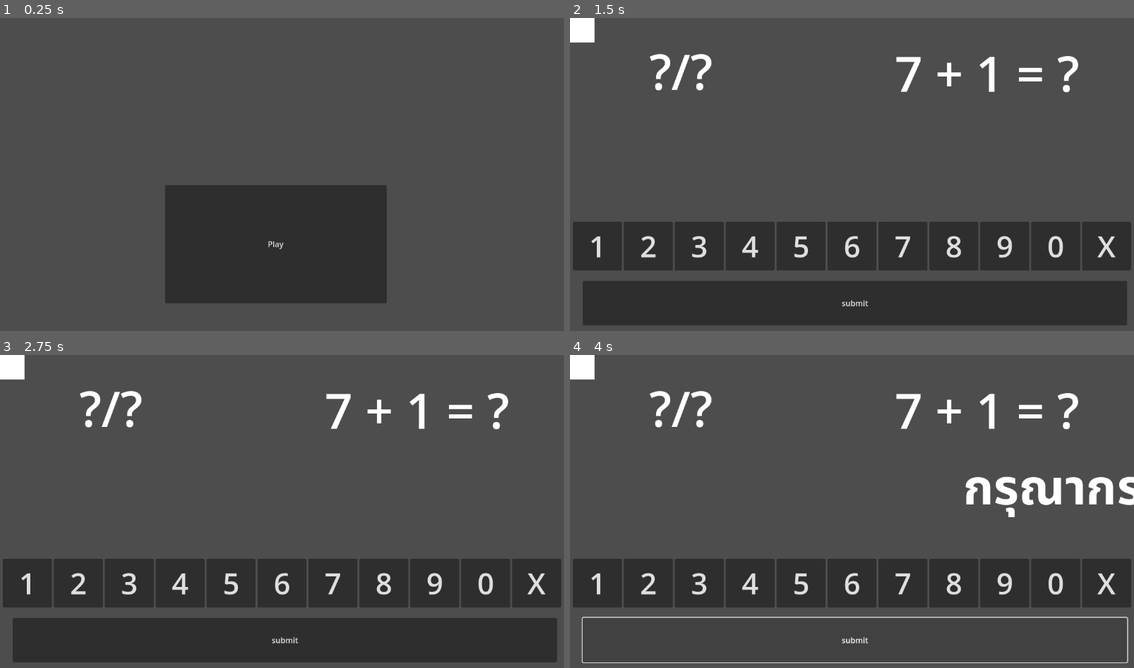
Above: before the commit, frames 1-4 (two rows, left to right).
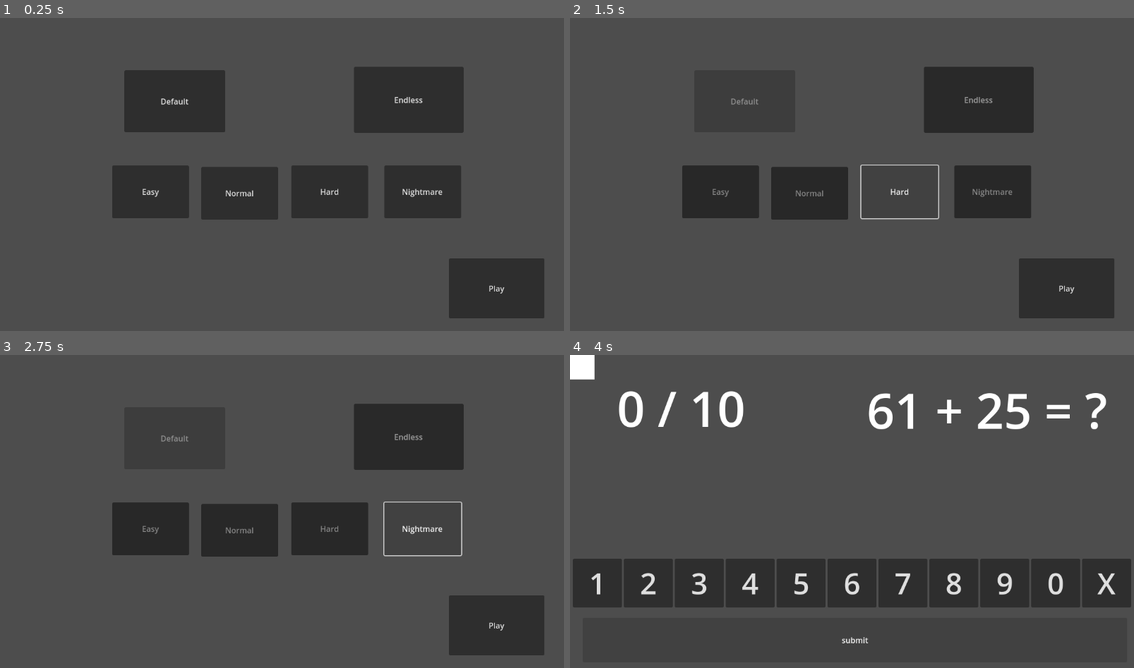
Above: after the commit, the same moments.

Repository: phunnnnnn/is-project
Game: Godot game, scene res://scenes/menu.tscn
The game is run twice, just before and just after one commit, with the same random seed, the same clock (stepped at 60 frames per second) and the same inputs. Before the commit the project starts from res://scenes/scene-home.tscn.
Inputs (mouse positions are in pixels of both pictures, inside the frame that each line leads up to):
- Up to frame 1 (0.25 s): no input
- Up to frame 2 (1.5 s): click (744, 102) at 0.5 s, where only the run after the commit has a clickable "Default"; click (897, 193) at 1.25 s, where only the run after the commit has a clickable "Hard"
- Up to frame 3 (2.75 s): click (423, 530) at 2 s, where only the run after the commit has a clickable "Nightmare"
- Up to frame 4 (4 s): click (857, 639) at 2.75 s, where only the run before the commit has a clickable "submit"; click (1066, 624) at 3.5 s, where only the run after the commit has a clickable "Play"

The runs differ from the first frame. In frame 1, 28% of the frame differs, in the area x 19-97%, y 15-96%; in frame 2, 39%; in frame 3, 39%, in the area x 0-100%, y 0-99%; in frame 4, 4.8%.

Commit message:
v0.1

Diff:
--- a/project.godot
+++ b/project.godot
@@ -17,7 +17,7 @@
 
 [autoload]
 
-Globle="*res://scripts/script-globle.gd"
+Global="*res://scripts/Global.gd"
 
 [input]
 
--- a/scenes/scene-main.tscn
+++ b/scenes/game.tscn
@@ -1,9 +1,9 @@
 [gd_scene load_steps=2 format=3 uid="uid://cqow47bch5ocs"]
 
-[ext_resource type="Script" uid="uid://blyusjbdydqg5" path="res://scripts/script-main.gd" id="1_tjsji"]
+[ext_resource type="Script" uid="uid://blyusjbdydqg5" path="res://scripts/main.gd" id="1_uwrxv"]
 
 [node name="main" type="Node2D"]
-script = ExtResource("1_tjsji")
+script = ExtResource("1_uwrxv")
 
 [node name="Control" type="Control" parent="."]
 layout_mode = 3
@@ -250,6 +250,15 @@
 custom_minimum_size = Vector2(50, 50)
 layout_mode = 2
 
+[node name="ButtonBackToMenu" type="Button" parent="Control"]
+unique_name_in_owner = true
+layout_mode = 0
+offset_left = 1028.0
+offset_top = 9.0
+offset_right = 1142.0
+offset_bottom = 68.0
+text = "back to menu"
+
 [node name="ButtonSubmit" type="Button" parent="."]
 offset_left = 26.0
 offset_top = 538.0
--- /dev/null
+++ b/scenes/menu.tscn
@@ -0,0 +1,62 @@
+[gd_scene load_steps=2 format=3 uid="uid://bjscqmqx6m81p"]
+
+[ext_resource type="Script" uid="uid://dsqs0brdojv2k" path="res://scripts/menu.gd" id="1_yqeox"]
+
+[node name="Menu" type="Node2D"]
+script = ExtResource("1_yqeox")
+
+[node name="ButtonPlay" type="Button" parent="."]
+unique_name_in_owner = true
+offset_left = 917.0
+offset_top = 492.0
+offset_right = 1112.0
+offset_bottom = 615.0
+text = "Play"
+
+[node name="ButtonEndless" type="Button" parent="."]
+unique_name_in_owner = true
+offset_left = 723.0
+offset_top = 100.0
+offset_right = 947.0
+offset_bottom = 235.0
+text = "Endless"
+
+[node name="ButtonDefault" type="Button" parent="."]
+unique_name_in_owner = true
+offset_left = 254.0
+offset_top = 107.0
+offset_right = 460.0
+offset_bottom = 234.0
+text = "Default"
+
+[node name="ButtonEasy" type="Button" parent="."]
+unique_name_in_owner = true
+offset_left = 229.0
+offset_top = 302.0
+offset_right = 386.0
+offset_bottom = 410.0
+text = "Easy"
+
+[node name="ButtonNormal" type="Button" parent="."]
+unique_name_in_owner = true
+offset_left = 411.0
+offset_top = 305.0
+offset_right = 568.0
+offset_bottom = 413.0
+text = "Normal"
+
+[node name="ButtonHard" type="Button" parent="."]
+unique_name_in_owner = true
+offset_left = 595.0
+offset_top = 302.0
+offset_right = 752.0
+offset_bottom = 410.0
+text = "Hard"
+
+[node name="ButtonNightmare" type="Button" parent="."]
+unique_name_in_owner = true
+offset_left = 785.0
+offset_top = 302.0
+offset_right = 942.0
+offset_bottom = 410.0
+text = "Nightmare"
--- a/scenes/scene-home.tscn
+++ /dev/null
@@ -1,51 +0,0 @@
-[gd_scene load_steps=2 format=3 uid="uid://bjscqmqx6m81p"]
-
-[ext_resource type="Script" uid="uid://dsqs0brdojv2k" path="res://scenes/script-home.gd" id="1_snyqv"]
-
-[node name="home" type="Node2D"]
-script = ExtResource("1_snyqv")
-
-[node name="ButtonPlay" type="Button" parent="."]
-unique_name_in_owner = true
-offset_left = 337.0
-offset_top = 342.0
-offset_right = 790.0
-offset_bottom = 584.0
-text = "Play
-"
-
-[node name="ButtonPlayEasy" type="Button" parent="."]
-unique_name_in_owner = true
-visible = false
-offset_left = 903.0
-offset_top = 62.0
-offset_right = 1077.0
-offset_bottom = 151.0
-text = "Easy"
-
-[node name="ButtonPlayNormal" type="Button" parent="."]
-unique_name_in_owner = true
-visible = false
-offset_left = 902.0
-offset_top = 178.0
-offset_right = 1076.0
-offset_bottom = 258.0
-text = "Normal"
-
-[node name="ButtonPlayHard" type="Button" parent="."]
-unique_name_in_owner = true
-visible = false
-offset_left = 907.0
-offset_top = 292.0
-offset_right = 1081.0
-offset_bottom = 379.0
-text = "Hard"
-
-[node name="ButtonPlayNightmare" type="Button" parent="."]
-unique_name_in_owner = true
-visible = false
-offset_left = 907.0
-offset_top = 417.0
-offset_right = 1081.0
-offset_bottom = 514.0
-text = "Nightmare"
--- a/scenes/script-home.gd
+++ /dev/null
@@ -1,20 +0,0 @@
-extends Node2D
-
-@onready var button_play: Button = %ButtonPlay
-@onready var button_play_easy: Button = %ButtonPlayEasy
-@onready var button_play_normal: Button = %ButtonPlayNormal
-@onready var button_play_hard: Button = %ButtonPlayHard
-@onready var button_play_nightmare: Button = %ButtonPlayNightmare
-
-const SCENE_MAIN = "res://scenes/scene-main.tscn"
-
-func _ready():
-	button_play.pressed.connect(_on_play_pressed.bind("play"))
-	button_play_easy.pressed.connect(_on_play_pressed.bind("easy"))
-	button_play_normal.pressed.connect(_on_play_pressed.bind("normal"))
-	button_play_hard.pressed.connect(_on_play_pressed.bind("hard"))
-	button_play_nightmare.pressed.connect(_on_play_pressed.bind("nightmare"))
-
-func _on_play_pressed(diff_name: String):
-	Globle.difficulty = diff_name
-	get_tree().change_scene_to_file(SCENE_MAIN)
--- /dev/null
+++ b/scripts/Global.gd
@@ -0,0 +1,19 @@
+extends Node
+
+enum GameMode {
+	DEFAULT,
+	ENDLESS
+}
+
+enum Difficulty {
+	PLAY,
+	EASY,
+	NORMAL,
+	HARD,
+	NIGHTMARE
+}
+
+var game_mode: GameMode = GameMode.DEFAULT
+var question_limit: int = 10
+
+var difficulty: Difficulty = Difficulty.PLAY
--- a/scripts/script-main.gd
+++ b/scripts/main.gd
@@ -28,11 +28,12 @@
 @onready var gridLeft: GridContainer = %GridFirst
 @onready var gridRight: GridContainer = %GridSecond
 
+@onready var btnBackToMenu: Button = %ButtonBackToMenu
 
 # ==================================================
 # CONSTANTS
 # ==================================================
-const SCENE_HOME := "res://scenes/scene-home.tscn"
+const SCENE_HOME := "res://scenes/menu.tscn"
 
 
 # ==================================================
@@ -52,15 +53,24 @@
 var lastFirstNumber: int = -1
 var lastSecondNumber: int = -1
 
+var questionsLimit: int = 10   # ผู้เล่นเลือกได้
+var answeredCount: int = 0
+
+var gameMode: Global.GameMode
 
 # ==================================================
 # LIFECYCLE
 # ==================================================
 func _ready() -> void:
-	_reset_game_state()
 	_connect_buttons()
-	_generate_question()
-
+	start_game(Global.game_mode, Global.question_limit)
+
+	if Global.game_mode == Global.GameMode.ENDLESS:
+		btnBackToMenu.visible = true
+	else:
+		btnBackToMenu.visible = false
+
+	btnBackToMenu.pressed.connect(_on_back_button_pressed)
 
 # ==================================================
 # INITIAL SETUP
@@ -134,29 +144,29 @@
 	var a: int
 	var b: int
 
-	match Globle.difficulty:
-		"play", "easy":
+	match Global.difficulty:
+		Global.Difficulty.PLAY, Global.Difficulty.EASY:
 			while true:
 				a = randi_range(1, 9)
 				b = randi_range(1, 9)
 				if a + b < 10 and _is_new_question(a, b):
 					break
 
-		"normal":
+		Global.Difficulty.NORMAL:
 			while true:
 				a = randi_range(10, 50)
 				b = randi_range(1, 30)
 				if (a % 10 + b % 10) < 10 and _is_new_question(a, b):
 					break
 
-		"hard":
+		Global.Difficulty.HARD:
 			while true:
 				a = randi_range(10, 40)
 				b = randi_range(1, 20)
 				if (a % 10 + b % 10) >= 10 and (a + b) <= 50 and _is_new_question(a, b):
 					break
 
-		"nightmare":
+		Global.Difficulty.NIGHTMARE:
 			while true:
 				a = randi_range(10, 90)
 				b = randi_range(1, 30)
@@ -207,12 +217,15 @@
 		labelAnswer.text = "กรุณากรอกคำตอบ"
 		return
 
+	answeredCount += 1
+
 	if int(playerAnswerText) == correctAnswer:
 		_on_correct_answer()
 	else:
 		_on_wrong_answer()
 
 
+
 # ==================================================
 # ANSWER RESULT
 # ==================================================
@@ -221,19 +234,31 @@
 	totalCorrect += 1
 
 	labelAnswer.text = "ถูกต้อง!"
-	await get_tree().create_timer(0.5).timeout
-
-	if correctCount >= questionsToClear:
-		_finish_game()
-	else:
-		_generate_question()
+	await get_tree().create_timer(0.4).timeout
+
+	if gameMode == Global.GameMode.DEFAULT:
+		if answeredCount >= questionsLimit:
+			_finish_game()
+			return
+
+	_generate_question()
+	_update_point_label()
+
 
 
 func _on_wrong_answer() -> void:
 	labelAnswer.text = "ผิด!"
 	playerAnswerText = ""
-	await get_tree().create_timer(0.5).timeout
+	await get_tree().create_timer(0.4).timeout
+
+	if gameMode == Global.GameMode.DEFAULT:
+		if answeredCount >= questionsLimit:
+			_finish_game()
+			return
+
 	labelAnswer.text = ""
+	_generate_question()
+
 
 
 # ==================================================
@@ -248,8 +273,30 @@
 
 
 func _update_point_label() -> void:
-	var stars := ""
-	for i in range(questionsToClear):
-		stars += "⭐" if i < correctCount else "☆"
-
-	labelPoint.text = "%s  (%d / %d)" % [stars, correctCount, questionsToClear]
+	if gameMode == Global.GameMode.ENDLESS:
+		labelPoint.text = "คะแนน: %d" % totalCorrect
+		return
+
+	# DEFAULT MODE
+	labelPoint.text = "%d / %d" % [answeredCount, questionsLimit]
+
+
+func start_game(mode: Global.GameMode, limit: int = 10) -> void:
+	gameMode = mode
+	questionsLimit = limit
+
+	answeredCount = 0
+	correctCount = 0
+	totalCorrect = 0
+
+	_clear_grid(gridLeft)
+	_clear_grid(gridRight)
+
+	_generate_question()
+	_update_point_label()
+
+
+
+func _on_back_button_pressed():
+	_reset_game_state()
+	get_tree().change_scene_to_file("res://scenes/Menu.tscn")
--- /dev/null
+++ b/scripts/menu.gd
@@ -0,0 +1,97 @@
+extends Node2D
+
+@onready var btnPlay: Button = %ButtonPlay
+@onready var btnDefault: Button = %ButtonDefault
+@onready var btnEndless: Button = %ButtonEndless
+
+@onready var btnEasy: Button = %ButtonEasy
+@onready var btnNormal: Button = %ButtonNormal
+@onready var btnHard: Button = %ButtonHard
+@onready var btnNightmare: Button = %ButtonNightmare
+
+const GAME_SCENE := "res://scenes/game.tscn"
+
+func _ready() -> void:
+
+	btnPlay.pressed.connect(_on_play_pressed)
+	btnDefault.pressed.connect(_on_default_pressed)
+	btnEndless.pressed.connect(_on_endless_pressed)
+	btnEasy.pressed.connect(_on_easy_pressed)
+	btnNormal.pressed.connect(_on_normal_pressed)
+	btnHard.pressed.connect(_on_hard_pressed)
+	btnNightmare.pressed.connect(_on_nightmare_pressed)
+
+func _on_play_pressed() -> void:
+	get_tree().change_scene_to_file(GAME_SCENE)
+
+func _on_default_pressed() -> void:
+	_select_default_mode()
+
+func _on_endless_pressed() -> void:
+	_select_endless_mode()
+
+func _on_easy_pressed():
+	Global.difficulty = Global.Difficulty.EASY
+	_update_difficulty_visual()
+
+func _on_normal_pressed():
+	Global.difficulty = Global.Difficulty.NORMAL
+	_update_difficulty_visual()
+
+func _on_hard_pressed():
+	Global.difficulty = Global.Difficulty.HARD
+	_update_difficulty_visual()
+
+func _on_nightmare_pressed():
+	Global.difficulty = Global.Difficulty.NIGHTMARE
+	_update_difficulty_visual()
+
+
+
+func _select_default_mode() -> void:
+	Global.game_mode = Global.GameMode.DEFAULT
+	Global.question_limit = 10
+
+	btnDefault.disabled = true
+	btnEndless.disabled = false
+
+	_set_difficulty_buttons(true)
+	_update_visual()
+
+
+func _select_endless_mode() -> void:
+	Global.game_mode = Global.GameMode.ENDLESS
+	Global.difficulty = Global.Difficulty.EASY
+
+	btnDefault.disabled = false
+	btnEndless.disabled = true
+
+	_set_difficulty_buttons(false)
+	_update_visual()
+	_update_difficulty_visual()
+
+func _set_difficulty_buttons(enable: bool) -> void:
+	btnEasy.disabled = not enable
+	btnNormal.disabled = not enable
+	btnHard.disabled = not enable
+	btnNightmare.disabled = not enable
+
+
+func _update_visual() -> void:
+	btnDefault.modulate = Color.WHITE if btnDefault.disabled else Color(0.7, 0.7, 0.7)
+	btnEndless.modulate = Color.WHITE if btnEndless.disabled else Color(0.7, 0.7, 0.7)
+
+func _update_difficulty_visual() -> void:
+	var buttons := {
+		Global.Difficulty.EASY: btnEasy,
+		Global.Difficulty.NORMAL: btnNormal,
+		Global.Difficulty.HARD: btnHard,
+		Global.Difficulty.NIGHTMARE: btnNightmare
+	}
+
+	for diff in buttons.keys():
+		var btn = buttons[diff]
+		if Global.difficulty == diff:
+			btn.modulate = Color.WHITE
+		else:
+			btn.modulate = Color(0.6, 0.6, 0.6)
--- a/scripts/script-globle.gd
+++ /dev/null
@@ -1,4 +0,0 @@
-extends Node
-
-var difficulty : String
-var player_name : String
Renamed: scripts/script-globle.gd.uid -> scripts/Global.gd.uid
Renamed: scripts/script-main.gd.uid -> scripts/main.gd.uid
Renamed: scenes/script-home.gd.uid -> scripts/menu.gd.uid
